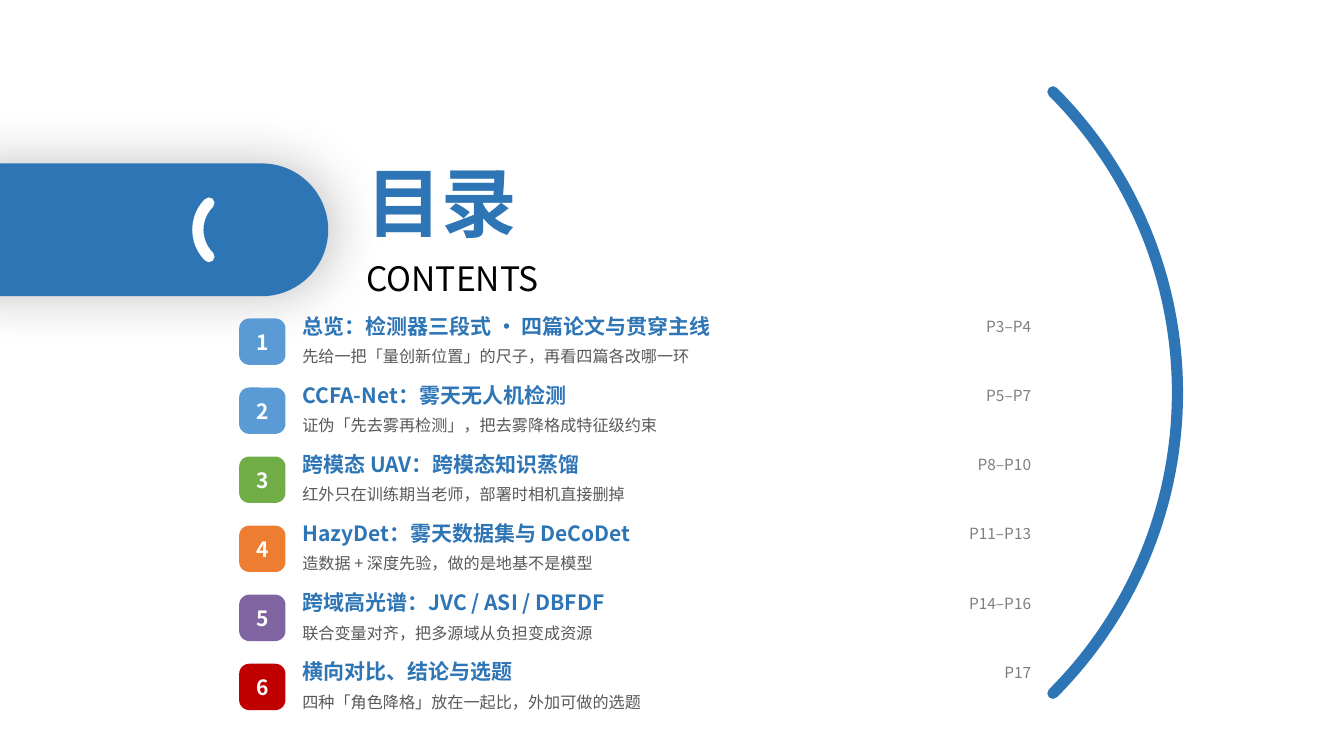
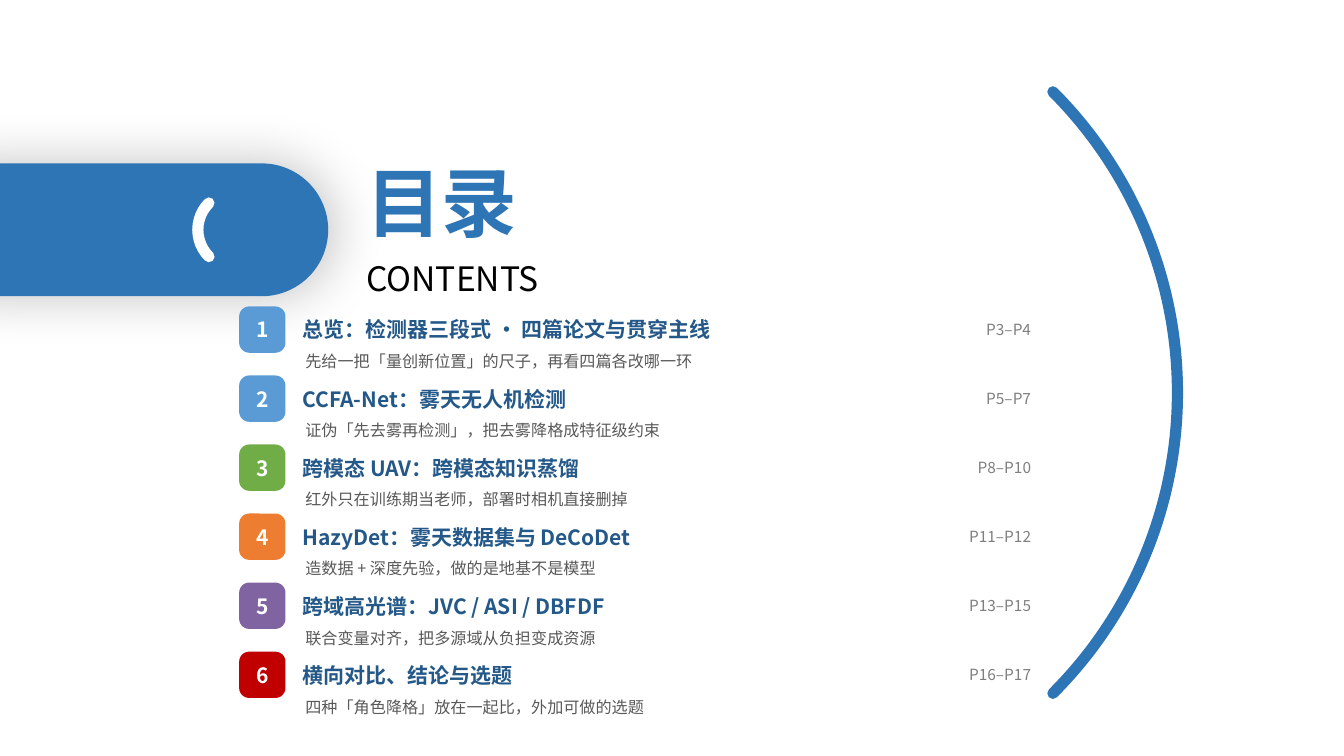
Before and after one commit to 139876/paper-notes, a slide deck: slide 2 of 论文精读/3-HazyDet精读/附件/四篇论文-组会汇报.pptx. Drawn at 1344x756 pixels with LibreOffice and Linux fonts; fonts in the diff are those of the drawing. Boxes give left, top, right and bottom in pixels: in the first picture for what was removed or moved away, otherwise in the second. Text is boxed around its words. In the diff, an @@ line names an element or a change of style, - is before the commit and + after.

```diff
--- a/论文精读/3-HazyDet精读/附件/四篇论文-组会汇报.pptx
+++ b/论文精读/3-HazyDet精读/附件/四篇论文-组会汇报.pptx
@@ text at <box>969,531,1031,542</box>: text changed @@
-P11–P13
+P11–P12
@@ vertical alignment top to middle in 12 elements at <box>986,324,1031,335</box>, <box>986,393,1031,404</box>, <box>978,462,1031,473</box>, <box>969,669,1031,680</box>, <box>969,531,1031,542</box>, <box>305,422,660,438</box>, <box>305,630,595,646</box>, <box>305,699,644,715</box>, <box>305,353,692,369</box>, <box>305,491,627,507</box>, <box>305,560,596,576</box>, <box>969,600,1031,611</box> @@
@@ text at <box>969,600,1031,611</box>: text changed @@
-P14–P16
+P13–P15
@@ 6 rounded rectangles: place and size @@
-6 rounded rectangles at <box>239,319,285,710</box>
+6 rounded rectangles at <box>239,307,285,698</box>
@@ text colour #2E75B6 to #235888; vertical alignment top to middle in 6 elements at <box>302,319,711,339</box>, <box>302,389,566,409</box>, <box>302,458,579,478</box>, <box>302,527,631,550</box>, <box>302,596,605,616</box>, <box>302,665,512,685</box> @@
@@ text at <box>969,669,1031,680</box>: text changed @@
-P17
+P16–P17
```
Also in this commit, not shown: 12 other slides changed, 1 slide removed.
